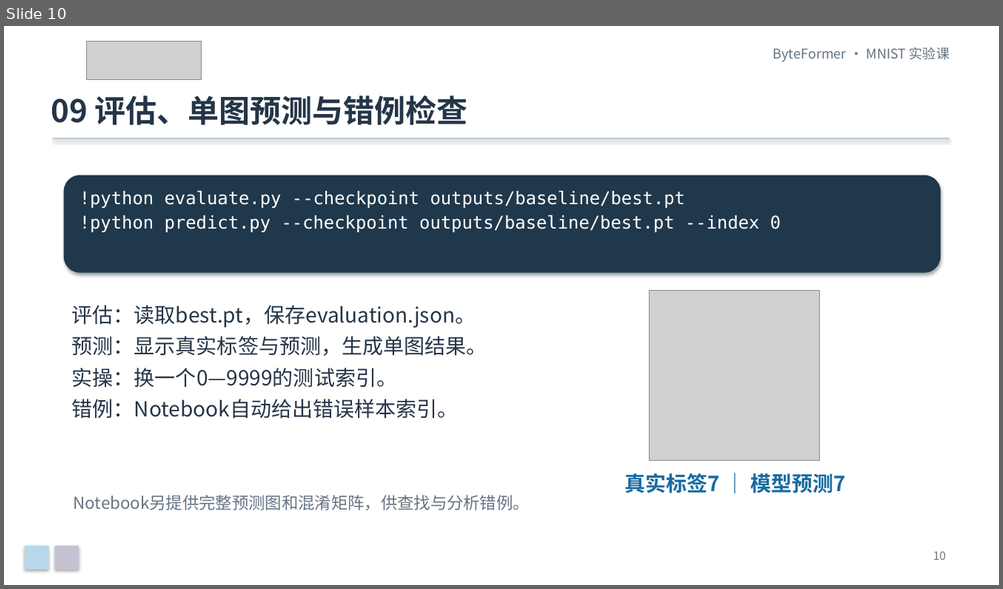
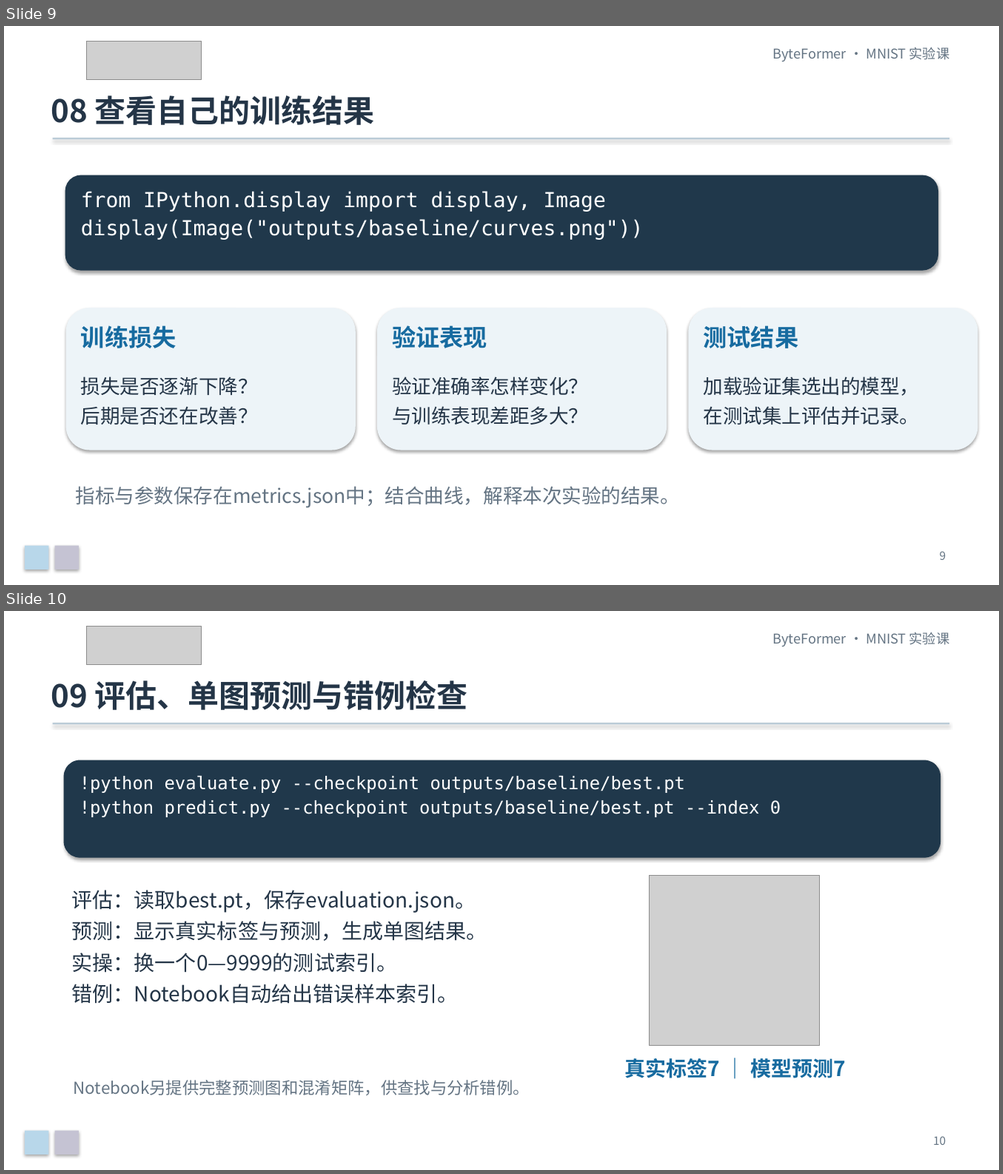
Before and after one commit to Franklin-L/byteformer-mnist-course, a slide deck: docs/ByteFormer_MNIST_零基础实验课.pptx. Shown one above the other, each under a label of ours: slide 10 before the commit, slides 9 and 10 after it. The pictures are 1003x589 and 1003x1174 pixels, drawn with LibreOffice and Linux fonts; fonts in the diff are those of the drawing; grey boxes stand for pictures. Boxes give left, top, right and bottom in pixels: in the first picture for what was removed or moved away, otherwise in the second. Text is boxed around its words. In the diff, an @@ line names an element or a change of style, - is before the commit and + after.

```diff
--- a/docs/ByteFormer_MNIST_零基础实验课.pptx
+++ b/docs/ByteFormer_MNIST_零基础实验课.pptx
@@ slide 9 added at [4,26,999,585], background #FFFFFF @@
@@ picture added at [87,41,202,80] @@
@@ text added at [773,47,950,62], 13 pt, text #647483 @@
+ByteFormer · MNIST 实验课
@@ text added at [51,96,375,125], 30 pt, text #243547, bold @@
+08 查看自己的训练结果
@@ rectangle added at [53,138,949,139], fill #BACBD7 @@
@@ rounded rectangle added at [65,175,938,271], fill #20384B @@
@@ text added at [81,191,643,240], 20 pt, text #FFFFFF @@
+from IPython.display import display, Image
+display(Image("outputs/baseline/curves.png"))
@@ rounded rectangle added at [66,308,356,451], fill #EDF4F8 @@
@@ rounded rectangle added at [377,308,666,451], fill #EDF4F8 @@
@@ rounded rectangle added at [688,308,978,451], fill #EDF4F8 @@
@@ text added at [81,326,176,349], 23 pt, text #176BA0, bold @@
+训练损失
@@ text added at [392,326,487,349], 23 pt, text #176BA0, bold @@
+验证表现
@@ text added at [703,326,799,349], 23 pt, text #176BA0, bold @@
+测试结果
@@ text added at [81,377,258,425], 19 pt, text #243547 @@
+损失是否逐渐下降？
+后期是否还在改善？
@@ text added at [392,377,588,425], 19 pt, text #243547 @@
+验证准确率怎样变化？
+与训练表现差距多大？
@@ text added at [703,377,919,425], 19 pt, text #243547 @@
+加载验证集选出的模型，
+在测试集上评估并记录。
@@ text added at [76,486,680,508], 19 pt, text #647483 @@
+指标与参数保存在metrics.json中；结合曲线，解释本次实验的结果。
@@ rectangle added at [25,546,48,570], fill #B8D7EA @@
@@ rectangle added at [55,546,79,570], fill #C5C3D3 @@
@@ text added at [939,551,946,560], 11 pt, text #647483 @@
+9
```
Also in this commit, not shown: 5 slides changed, 1 other slide added, 1 slide removed, 5 other files.
